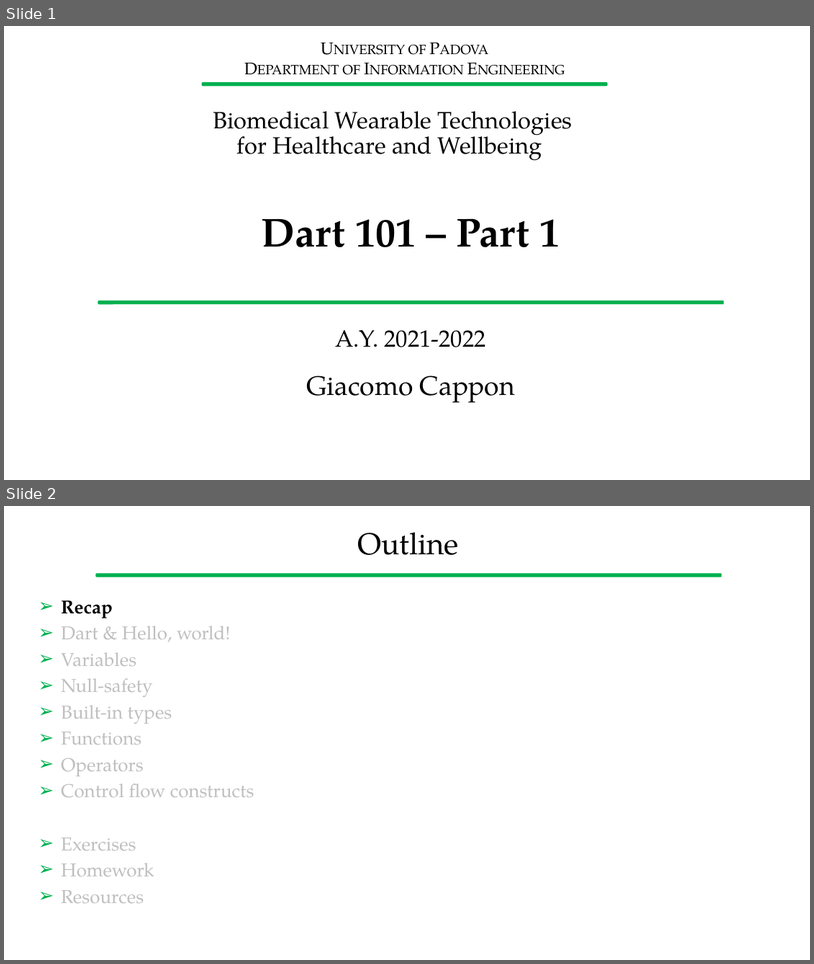
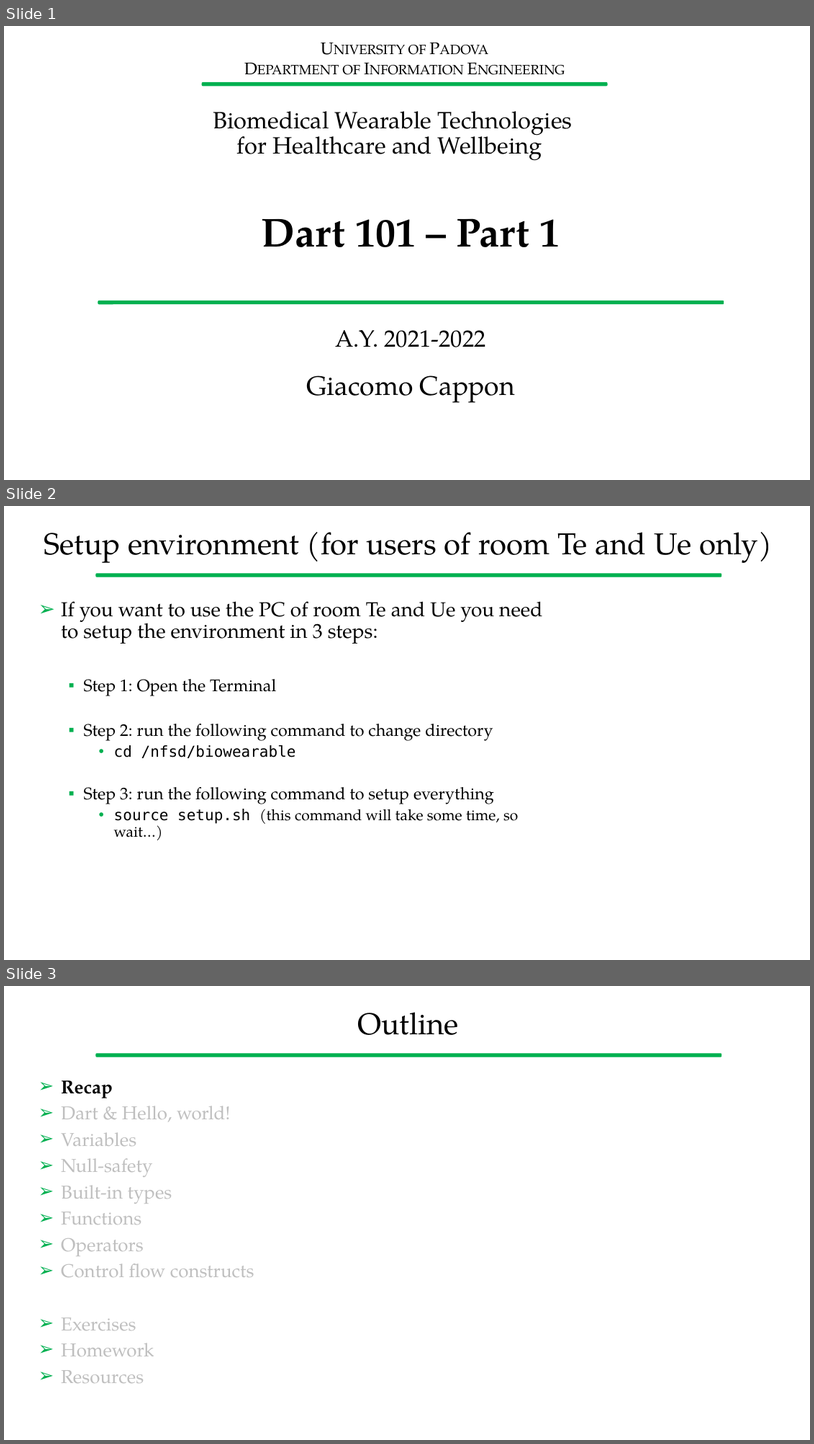
Before and after one commit to gcappon/bwthw, a slide deck: lab_02-dart_101_part_1/lab_02-dart_101_part_1.pptx. Shown one above the other, each under a label of ours: slides 1 and 2 before the commit, slides 1, 2 and 3 after it. The pictures are 814x964 and 814x1444 pixels, drawn with LibreOffice and Linux fonts; fonts in the diff are those of the drawing; background and template pictures are left out. Boxes give left, top, right and bottom in pixels: in the first picture for what was removed or moved away, otherwise in the second. Text is boxed around its words. In the diff, an @@ line names an element or a change of style, - is before the commit and + after.

```diff
--- a/lab_02-dart_101_part_1/lab_02-dart_101_part_1.pptx
+++ b/lab_02-dart_101_part_1/lab_02-dart_101_part_1.pptx
@@ slide 2 added at (4,506,810,960), background #FFFFFF; not listed: 1 template element that a slide beside it also shows @@
@@ title added at (44,532,772,563), 36 pt, text #000000 @@
+Setup environment (for users of room Te and Ue only)
@@ text added at (61,601,543,840), 20 pt, text #000000 @@
+➢ If you want to use the PC of room Te and Ue you need to setup the environment in 3 steps:
+  ▪ Step 1: Open the Terminal
+  ▪ Step 2: run the following command to change directory
+    • cd /nfsd/biowearable
+  ▪ Step 3: run the following command to setup everything
+    • source setup.sh (this command will take some time, so wait…)
@@ what was slide 2 is now slide 3 @@
```
Also in this commit, not shown: 1 slide changed, 1 other slide added, 4 other files.
